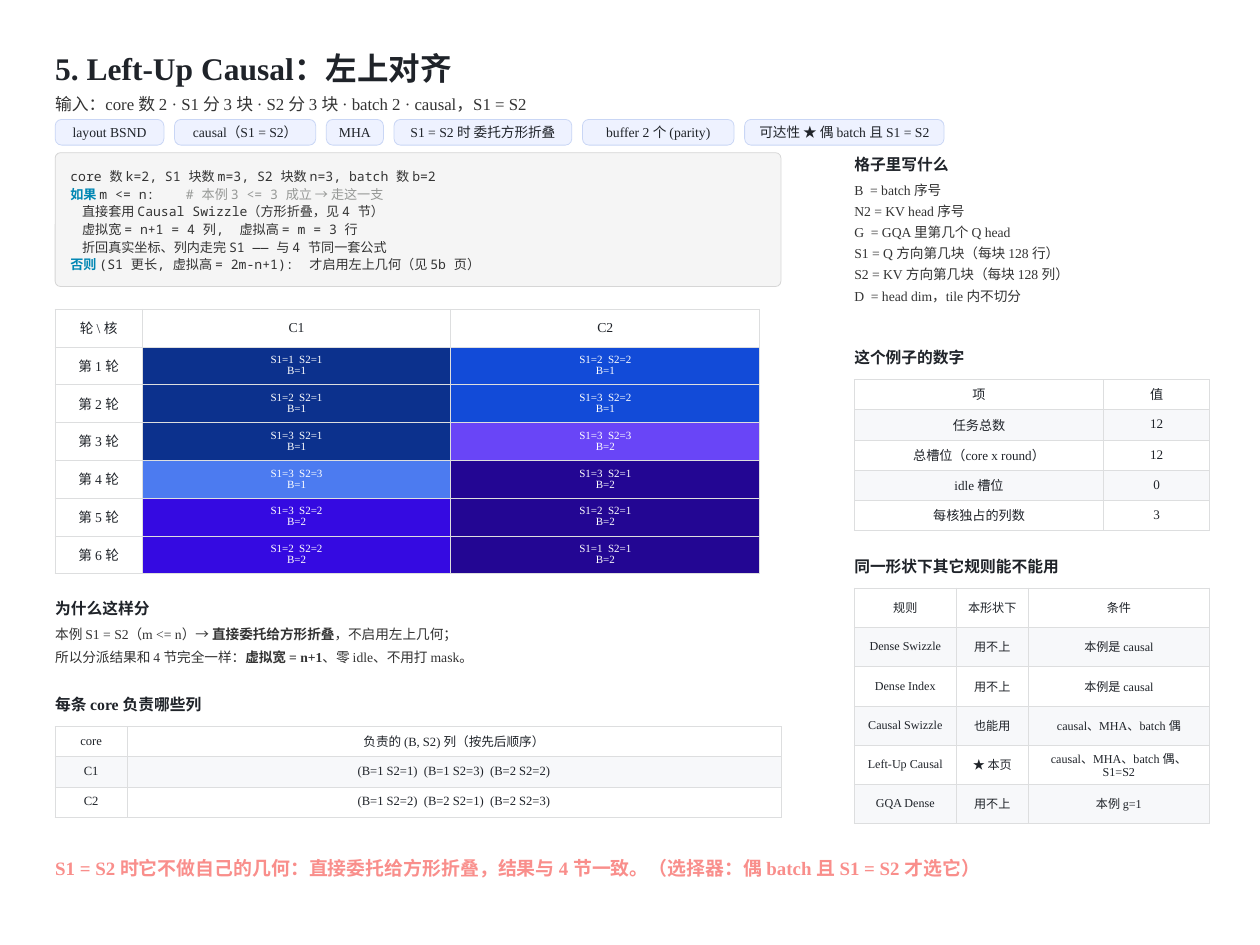
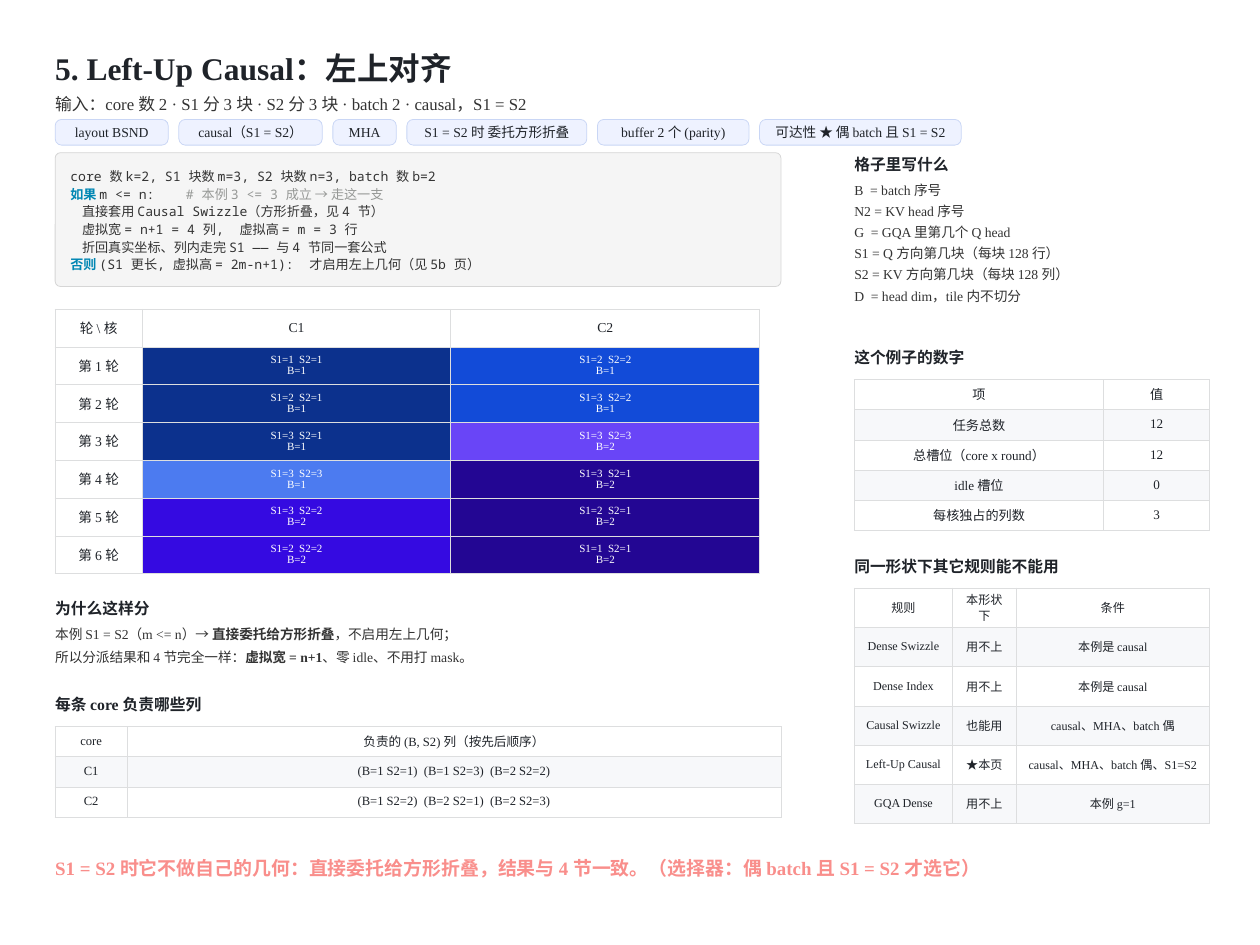
Before and after one commit to guomc9/SeeTen, a slide deck: slide 10 of cases/flash-attention-det-accum/out/v4-index-schedules.pptx. Drawn at 1260x945 pixels with LibreOffice and Linux fonts; fonts in the diff are those of the drawing. Boxes give left, top, right and bottom in pixels: in the first picture for what was removed or moved away, otherwise in the second. Text is boxed around its words. In the diff, an @@ line names an element or a change of style, - is before the commit and + after.

Commit message:
Fix width estimator for capital letters; widen the overview MHA/GQA column
est_text_width under-measured uppercase (0.62em vs real TNR ~0.70-0.92em), so
capital-heavy headers such as MHA/GQA were sized too narrow and got clipped by
the renderer. Uppercase now 0.70em (M/W 0.92em, slash 0.28em); the overview
MHA/GQA column widens 1.10 -> 1.40in and the last column text is shortened;
applicability panels rebalance columns/status text and drop to 11pt so the
predicate-derived conditions still fit. Deck regenerated: 0 out-of-bounds /
0 overlaps / 0 cell issues / 0 tight gaps; check_case ALL PASS.

```diff
--- a/cases/flash-attention-det-accum/out/v4-index-schedules.pptx
+++ b/cases/flash-attention-det-accum/out/v4-index-schedules.pptx
@@ rounded rectangle "layout BSND": place and size @@
-rounded rectangle "layout BSND" at [55, 119, 164, 145]
+rounded rectangle "layout BSND" at [55, 119, 169, 145]
@@ rounded rectangle "causal（S1 = S2）": place and size @@
-rounded rectangle "causal（S1 = S2）" at [175, 119, 316, 145]
+rounded rectangle "causal（S1 = S2）" at [179, 119, 323, 145]
@@ rounded rectangle "MHA": place and size @@
-rounded rectangle "MHA" at [327, 119, 384, 145]
+rounded rectangle "MHA" at [333, 119, 396, 145]
@@ 3 rounded rectangles: place and size @@
-3 rounded rectangles at [394, 119, 944, 145]
+3 rounded rectangles at [407, 119, 961, 145]
@@ table at [854, 588, 1209, 824] @@
-row 5, column 2: ★ 本页
+row 5, column 2: ★本页
```
Also in this commit, not shown: 7 other slides changed, 3 other files.
